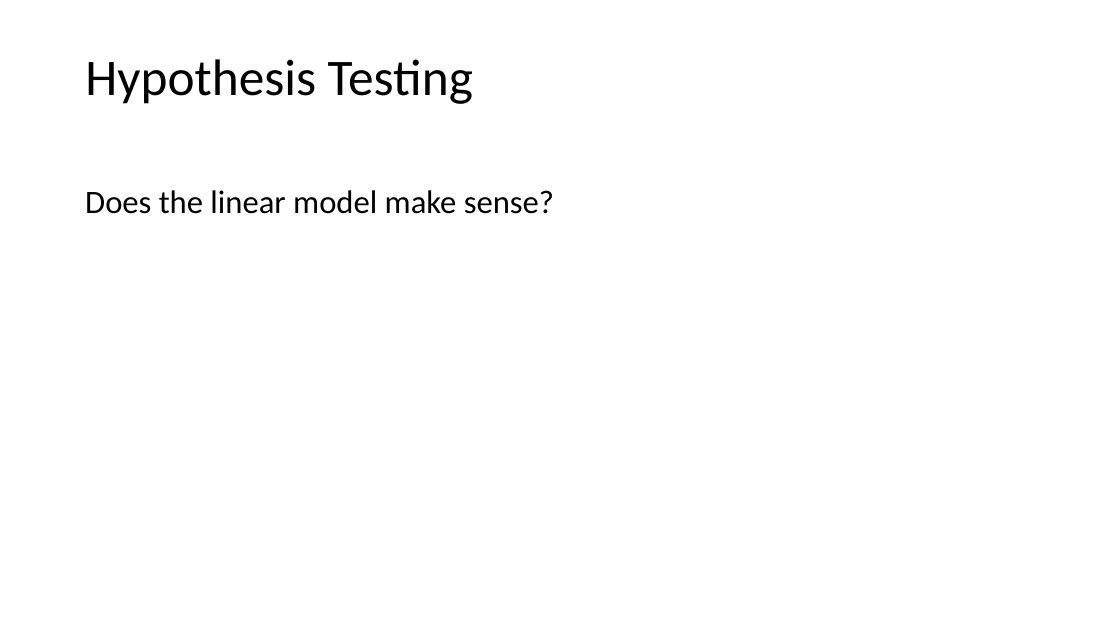
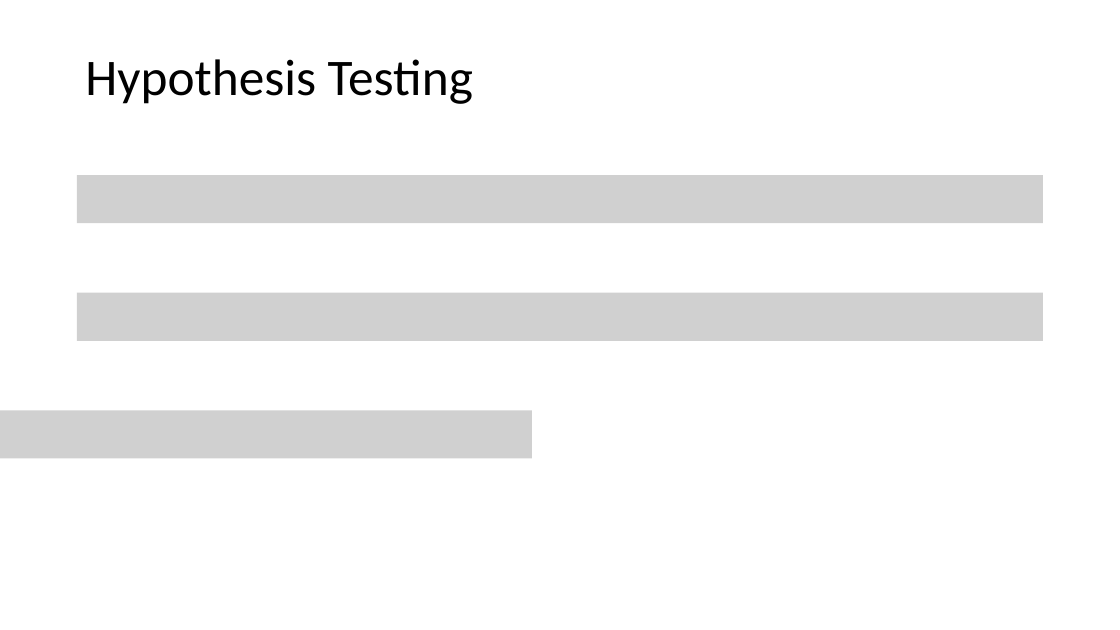
Before and after one commit to tianzheng4/tianzheng4.github.io, a slide deck: slide 14 of _umkc-teaching/slides/Lecture3.pptx (slide 12 before the commit). Drawn at 1120x630 pixels with LibreOffice and Linux fonts; fonts in the diff are those of the drawing; grey boxes stand for pictures. Boxes give left, top, right and bottom in pixels: in the first picture for what was removed or moved away, otherwise in the second. Text is boxed around its words. In the diff, an @@ line names an element or a change of style, - is before the commit and + after.

```diff
--- a/_umkc-teaching/slides/Lecture3.pptx
+++ b/_umkc-teaching/slides/Lecture3.pptx
@@ picture added at (77, 176, 1044, 223) @@
@@ text removed at (85, 190, 554, 214) @@
-Does the linear model make sense?
@@ picture added at (77, 293, 1044, 341) @@
@@ picture added at (0, 411, 532, 459) @@
```
Also in this commit, not shown: 4 other slides changed, 4 slides added.
